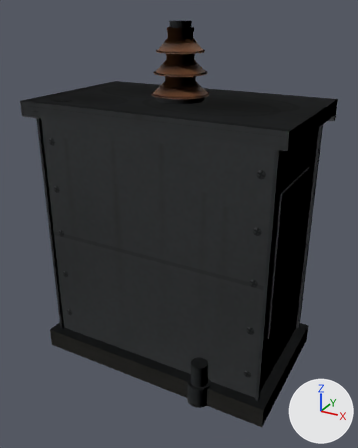
An edit to the OBJ model src/main/resources/assets/electricity/models/power_box/power_box.obj, drawn before and after from the same camera.
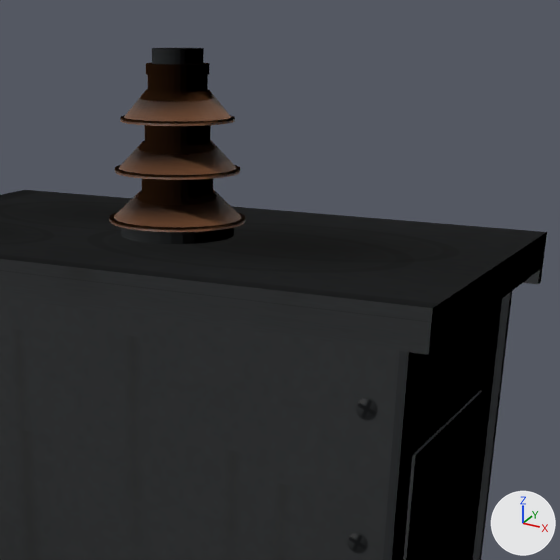
Old and new are each drawn whole from a camera (50 mm lens) standing at (0.605, -1.108, 0.953) and looking at (0.009, -0.024, 0.411) and again close up on the part from 29% to 96% of the width and 0% to 53% of the height. Every picture has the same lights, and +X, +Y and +Z are marked at lower right. The first two pictures are the older version. Where no turn or scale is listed for an object, it has been applied to the vertices.

The older version as bpy lines, for what is in view:
```python
me_hardware = bpy.data.meshes.new('hardware')
me_hardware.from_pydata(...)  # a 32-sided cylinder along z spanning x -0.06..0.06, y -0.06..0.06, z 0.724..0.752; a 32-sided cylinder along z spanning x -0.026..0.026, y -0.026..0.026, z 0.889..0.921
me_hardware.materials.append(mat_steel)  # picture img_pv_steel_png
me_hood_001 = bpy.data.meshes.new('hood.001')
me_hood_001.from_pydata(...)  # 16 vertices, 11 faces; spans x -0.342..0.342, y -0.202..0.202, z 0.684..0.738
me_hood_001.materials.append(mat_cabinet)  # picture img_pv_cabinet_png
me_insulator = bpy.data.meshes.new('insulator')
me_insulator.from_pydata(...)  # 544 vertices, 440 faces; spans x -0.072..0.072, y -0.072..0.072, z 0.752..0.907
me_insulator.materials.append(mat_porcelain)  # picture img_porcelain_brown_png
ob_hardware = bpy.data.objects.new('hardware', me_hardware)
ob_hardware.location = (0.0, 0.0, 0.0)
ob_hood_001 = bpy.data.objects.new('hood.001', me_hood_001)
ob_hood_001.location = (0.0, 0.0, 0.0)
ob_insulator = bpy.data.objects.new('insulator', me_insulator)
ob_insulator.location = (0.0, 0.0, 0.0)
# also in view: 'vent.001' at (0.0, 0.0, 0.39); 'body.002' at (0.0, 0.008, 0.377); 'body' at (0.0, 0.0, 0.377); 'vent' at (0.0, 0.0, 0.39); 'hood' at (0.0, 0.0, 0.738)
```
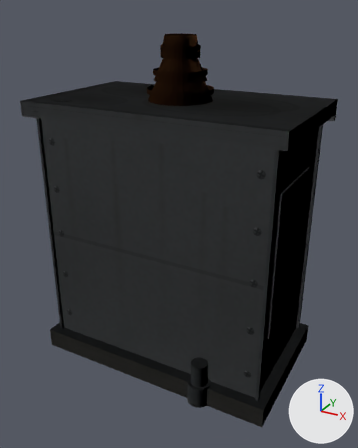
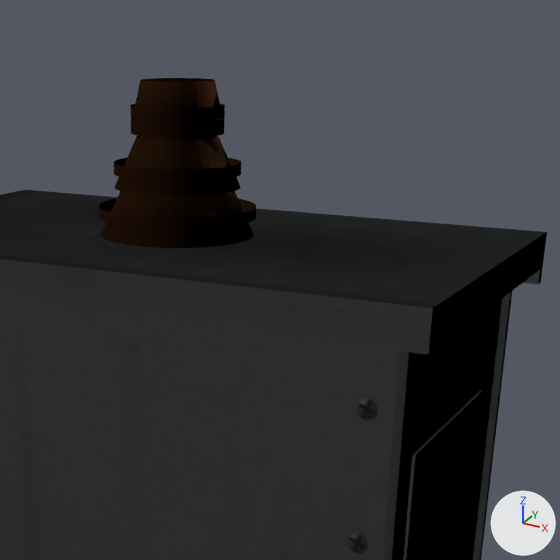
Pixel boxes [x1, y1, x2, y2] of what changed, in the close-ups (560 x 560 px; the box of a moved part takes in the faces that stretch with it):
'insulator', reshaped (14% wider): before [109, 63, 246, 232]; after [99, 78, 256, 248]
'hardware', reshaped (not visible afterwards): before [121, 48, 234, 244]
part 1 of me_hardware, deleted: before [152, 48, 204, 64]
part 2 of me_hardware, deleted: before [121, 227, 234, 244]
part 3 of me_insulator, moved or reshaped (mostly hidden afterwards): before [145, 125, 211, 145]; after [140, 136, 215, 140]
part 4 of me_insulator, added: after [131, 118, 225, 138]
part 5 of me_insulator, added (mostly hidden): after [139, 119, 216, 122]
part 6 of me_insulator, added: after [130, 104, 225, 121]
part 7 of me_insulator, rebuilt (14% wider, 26% shorter): before [109, 190, 246, 232]; after [99, 199, 256, 230]
part 8 of me_insulator, rebuilt (26% narrower, 18% shorter): before [120, 89, 235, 126]; after [135, 78, 220, 108]
part 9 of me_insulator, rebuilt (49% taller): before [115, 140, 240, 180]; after [114, 136, 241, 196]
part 10 of me_insulator, added: after [101, 191, 254, 248]
part 11 of me_insulator, added: after [114, 158, 241, 182]
part 12 of me_insulator, deleted: before [146, 63, 210, 76]
part 13 of me_insulator, moved or reshaped (not visible afterwards): before [148, 75, 208, 92]

The edits, one by one:
me_hardware is used by ob_hardware; location (0.0, 0.0, 0.0).
me_hardware had 128 vertices, 124 faces and spanned x -0.06..0.06, y -0.06..0.06, z 0.724..0.921.
me_hardware now has 136 vertices, 85 faces and spans x -0.075..0.075, y -0.075..0.075, z 0.684..0.762.
me_hardware part 1: the loose piece of 64 vertices spanning x -0.026..0.026, y -0.026..0.026, z 0.889..0.921 is deleted.
Part 2, on me_hardware:
64 vertices are removed from x -0.06..0.06, y -0.06..0.06, z 0.724..0.752.
62 faces are deleted.
Other edits to the shape of me_hardware do not show in these pictures.
me_insulator is used by ob_insulator; location (0.0, 0.0, 0.0).
me_insulator had 544 vertices, 440 faces and spanned x -0.072..0.072, y -0.072..0.072, z 0.752..0.907.
me_insulator now has 704 vertices, 397 faces and spans x -0.083..0.083, y -0.083..0.083, z 0.735..0.891.
me_insulator part 3: the loose piece of 64 vertices spanning x -0.034..0.034, y -0.034..0.034, z 0.83..0.85 is scaled about its middle by (1.15, 1.15, 1.29), then moved by (0.0, 0.0, -0.005).
me_insulator part 4: the loose piece of 64 vertices spanning x -0.034..0.034, y -0.034..0.034, z 0.83..0.85 is copied, and the copy is scaled about its middle by (1.42, 1.42, 0.712), then moved by (0.0, 0.0, 0.008); it spans x -0.048..0.048, y -0.048..0.048, z 0.84..0.855.
me_insulator part 5: the loose piece of 64 vertices spanning x -0.034..0.034, y -0.034..0.034, z 0.83..0.85 is copied, and the copy is scaled about its middle by (1.17, 1.17, 0.712), then moved by (0.0, 0.0, 0.015); it spans x -0.04..0.04, y -0.04..0.04, z 0.847..0.862.
me_insulator part 6: the loose piece of 64 vertices spanning x -0.034..0.034, y -0.034..0.034, z 0.83..0.85 is copied, and the copy is scaled about its middle by (1.42, 1.42, 0.583), then moved by (0.0, 0.0, 0.022); it spans x -0.048..0.048, y -0.048..0.048, z 0.856..0.868.
me_insulator part 7: the loose piece of 96 vertices spanning x -0.072..0.072, y -0.072..0.072, z 0.752..0.782 is rebuilt with 64 vertices and now spans x -0.083..0.083, y -0.083..0.083, z 0.756..0.768.
me_insulator part 8: the loose piece of 96 vertices spanning x -0.059..0.059, y -0.059..0.059, z 0.852..0.882 is rebuilt with 64 vertices and now spans x -0.044..0.044, y -0.044..0.044, z 0.866..0.891.
me_insulator part 9: the loose piece of 96 vertices spanning x -0.065..0.065, y -0.065..0.065, z 0.802..0.832 is rebuilt with 64 vertices and now spans x -0.066..0.066, y -0.066..0.066, z 0.787..0.837.
me_insulator part 10: a new loose piece of 64 vertices spanning x -0.083..0.083, y -0.083..0.083, z 0.735..0.801, in mat_porcelain (picture img_porcelain_brown_png).
me_insulator part 11: a new loose piece of 64 vertices spanning x -0.066..0.066, y -0.066..0.066, z 0.8..0.812, in mat_porcelain (picture img_porcelain_brown_png).
me_insulator part 12: the loose piece of 64 vertices spanning x -0.032..0.032, y -0.032..0.032, z 0.897..0.907 is deleted.
me_insulator part 13: 4 vertices moved within x -0.022..0.022, y -0.022..0.022, z 0.879; 60 vertices removed from x -0.03..0.03, y -0.03..0.03, z 0.879..0.9; 60 vertices added at x -0.032..0.032, y -0.032..0.032, z 0.857..0.879.
Other edits to the shape of me_insulator do not show in these pictures.
